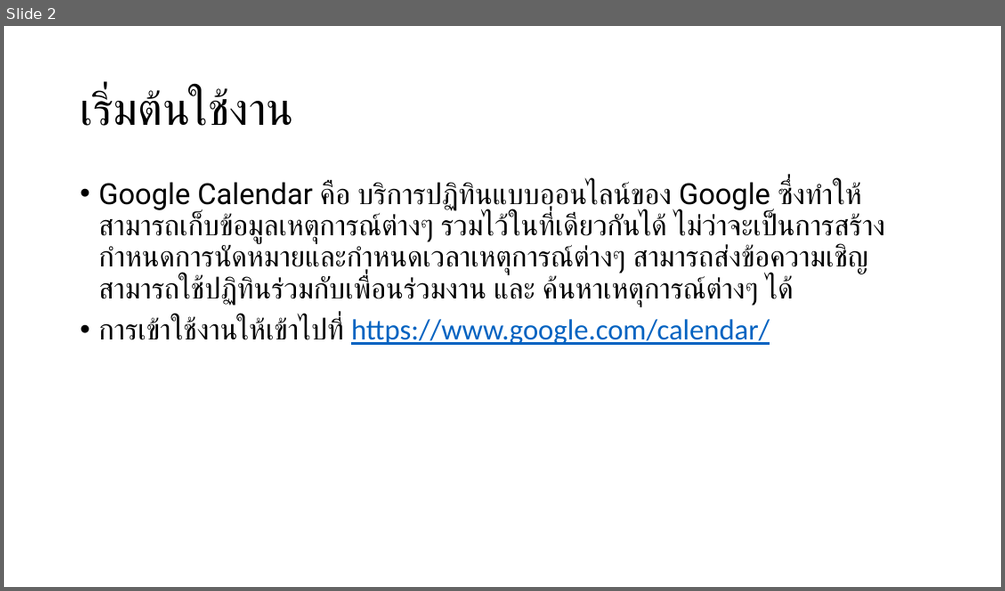
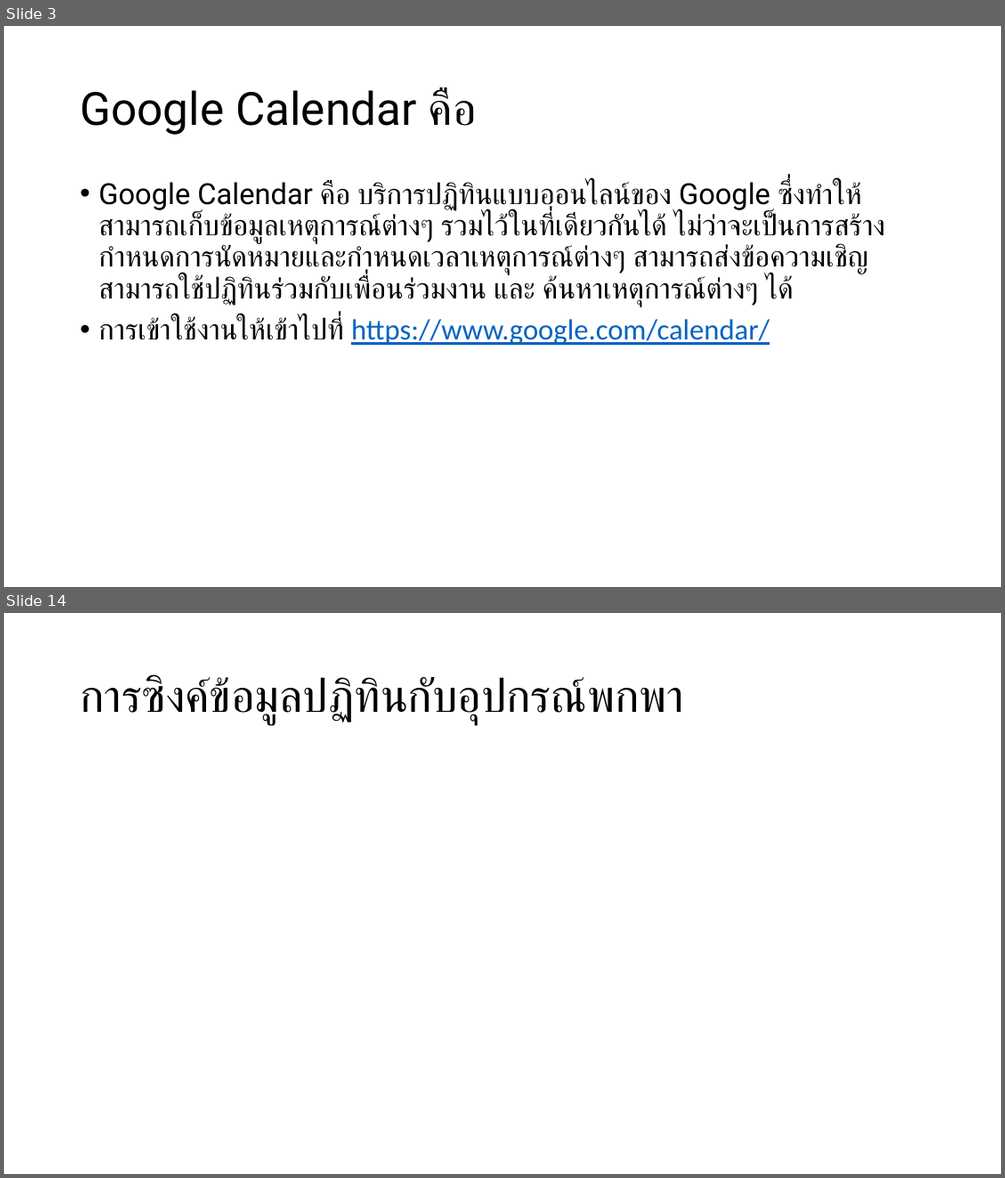
Before and after one commit to bratchasak/gcalendar, a slide deck: Google Calendar.pptx. Shown one above the other, each under a label of ours: slide 2 before the commit, slides 3 and 14 after it; the slides between them are not shown. The pictures are 1005x591 and 1005x1178 pixels, drawn with LibreOffice and Linux fonts; fonts in the diff are those of the drawing. Boxes give left, top, right and bottom in pixels: in the first picture for what was removed or moved away, otherwise in the second. Text is boxed around its words. In the diff, an @@ line names an element or a change of style, - is before the commit and + after.

```diff
--- a/Google Calendar.pptx
+++ b/Google Calendar.pptx
@@ slide 14 added at (x1=4, y1=613, x2=1001, y2=1174), background #FFFFFF @@
@@ title added at (x1=80, y1=676, x2=684, y2=724), 44 pt, text #000000 @@
+การซิงค์ข้อมูลปฏิทินกับอุปกรณ์พกพา
@@ what was slide 2 is now slide 3 @@
@@ slide 3 changed as well @@
@@ title at (x1=80, y1=89, x2=477, y2=135): text changed @@
-เริ่มต้นใช้งาน
+Google Calendar คือ
```
Also in this commit, not shown: 1 other slide changed, 14 other slides added, 9 slides removed, 1 other file.
